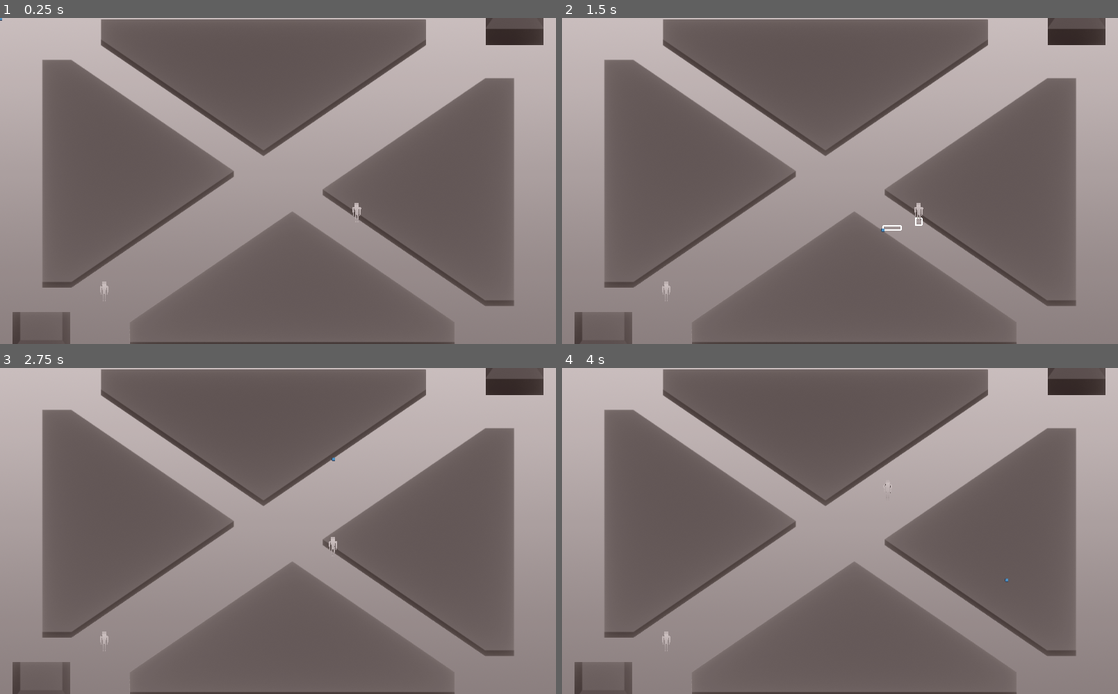
Above: before the commit, frames 1-4 (two rows, left to right).
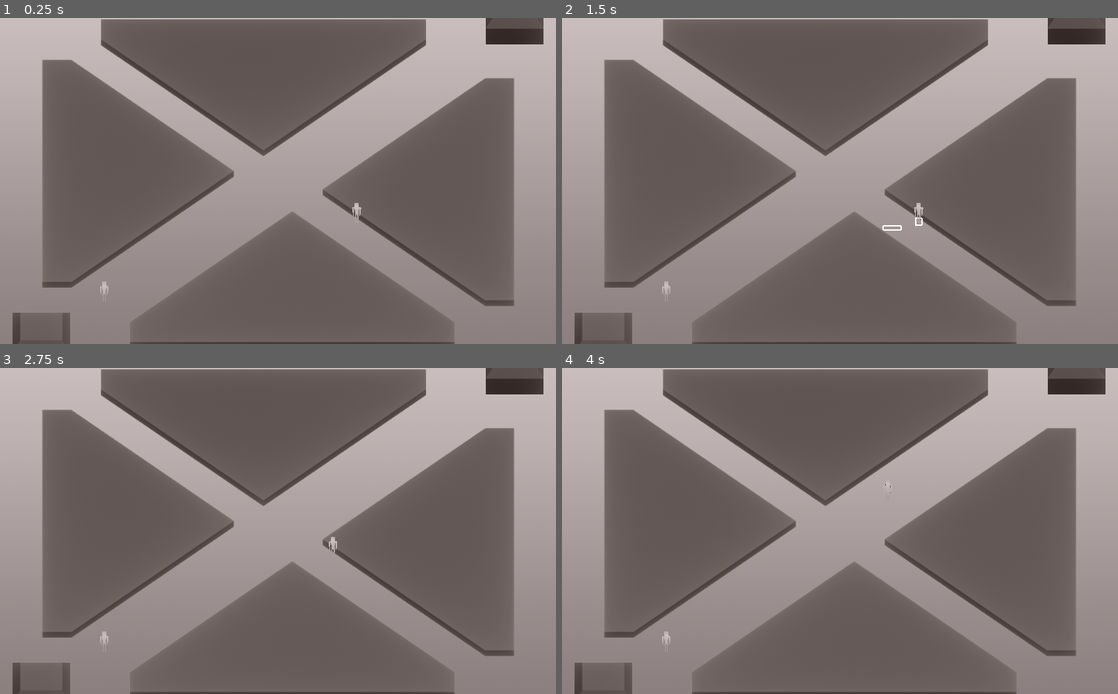
Above: after the commit, the same moments.

Repository: sava11/RTS-MOBA
Game: Godot game, scene res://main/main.tscn
Two runs of this game, one before a commit and one after it. Both use one fixed random seed, a clock stepped at 60 frames per second and the inputs below. The engine's default icon, where the game draws it, is replaced by a stand-in: a white triangle on a blue panel in a dark square.
Inputs (mouse positions are in pixels of both pictures, inside the frame that each line leads up to):
- Up to frame 1 (0.25 s): no input
- Up to frame 2 (1.5 s): tap Enter at 0.5 s; drag from (667, 301) to (895, 109) at 0.52 s; drag from (917, 220) to (812, 246) at 1.27 s
- Up to frame 3 (2.75 s): tap Space at 2 s; move the mouse to (333, 459) at 2.02 s; right-click (333, 459) at 2.1 s; click (333, 459) at 2.17 s; tap S (s) at 2.3 s
- Up to frame 4 (4 s): drag from (812, 596) to (673, 482) at 2.77 s; move the mouse to (1006, 579) at 3.52 s; hold Shift (shif) from 3.53 s (still down); click (1006, 579) at 3.67 s; tap Ctrl (ctrl) at 3.8 s

The runs differ from the first frame. In frame 1, less than 0.1% of the frame differs, in the area x 0-98%, y 0-91%; in frame 2, less than 0.1%, in the area x 2-98%, y 8-91%; in frame 3, less than 0.1%; in frame 4, less than 0.1%.

Commit message:
comands_visual

Diff:
--- a/gl.gd
+++ b/gl.gd
@@ -25,7 +25,10 @@
 
 func target(to,from):
 	return rad2deg(angle(to-from))+180
-
+func _get_nav_path(t):
+	match t:
+		0:
+			return get_tree().current_scene.get_node("map/PlayGround/ground/nav")
 func bac_his():
 	if len(menu_history)>1:
 		menu_history.remove(len(menu_history)-1)
@@ -34,8 +37,12 @@
 		game_history.remove(len(game_history)-1)
 func get_hero():
 	return get_tree().current_scene.get_node("player")
+func get_camera():
+	return get_tree().current_scene.get_node("cam")
 func get_prkt_win():
 	return Vector2(ProjectSettings.get("display/window/size/width"),ProjectSettings.get("display/window/size/height"))
+func get_prkt_twin():
+	return Vector2(ProjectSettings.get("display/window/size/test_width"),ProjectSettings.get("display/window/size/test_height"))
 # Called when the node enters the scene tree for the first time.
 func _ready():
 	pause_mode=Node.PAUSE_MODE_PROCESS
--- a/main/choise_script.gd
+++ b/main/choise_script.gd
@@ -20,9 +20,7 @@
 	if not (b is TileMap) and bs.find(b)==-1:
 		bs.append(b)
 		b.choiced=true
-		get_tree().current_scene.choised_units.append(b)
 func b_out(b):
 	if bs.find(b)!=-1:
 		b.choiced=false
 		bs.remove(bs.find(b))
-		get_tree().current_scene.choised_units.remove(get_tree().current_scene.choised_units.find(b))
--- /dev/null
+++ b/main/font/normal.tres
@@ -0,0 +1,6 @@
+[gd_resource type="DynamicFont" load_steps=2 format=2]
+
+[ext_resource path="res://main/font/COMIC.TTF" type="DynamicFontData" id=1]
+
+[resource]
+font_data = ExtResource( 1 )
--- /dev/null
+++ b/main/game.gd
@@ -0,0 +1,4 @@
+extends Node
+var ch_obj=[]#выбранные объекты
+func _ready():
+	pass
--- a/main/main.gd
+++ b/main/main.gd
@@ -1,10 +1,9 @@
 extends Node2D
 onready var cam=get_node("cam")
-var choised_units=[]
-onready var pol=get_tree().current_scene.get_node("pol_ground")
+onready var pol=get_tree().current_scene.get_node("map/pol_ground")
 var scs=[1,2]
 var l = [5,27]
-onready var ysort=$ground
+onready var ysort=$map/PlayGround/ground
 var polygon=[]
 # Called when the node enters the scene tree for the first time.
 func _ready():
--- a/main/main.tscn
+++ b/main/main.tscn
@@ -1,21 +1,15 @@
-[gd_scene load_steps=13 format=2]
+[gd_scene load_steps=11 format=2]
 
 [ext_resource path="res://main/img/output/map_45 - 4.png" type="Texture" id=1]
 [ext_resource path="res://main/units/unit.tscn" type="PackedScene" id=2]
+[ext_resource path="res://main/objs/building/main/base.tscn" type="PackedScene" id=3]
 [ext_resource path="res://main/pl_cam/pl_cam.gd" type="Script" id=4]
-[ext_resource path="res://icon.png" type="Texture" id=5]
 [ext_resource path="res://main/main.gd" type="Script" id=6]
 [ext_resource path="res://main/img/output/map_45 - 1.png" type="Texture" id=7]
 [ext_resource path="res://main/img/output/ramk.png" type="Texture" id=8]
-[ext_resource path="res://main/img/output/house.png" type="Texture" id=9]
 [ext_resource path="res://main/img/output/bcg.png" type="Texture" id=10]
 [ext_resource path="res://main/img/output/map_45 - 3.png" type="Texture" id=11]
 [ext_resource path="res://main/img/output/map_45 - 2.png" type="Texture" id=12]
-
-[sub_resource type="NavigationPolygon" id=1]
-vertices = PoolVector2Array( 512, -320, 512, 352, -512, 352, -512, -320 )
-polygons = [ PoolIntArray( 0, 1, 2, 3 ) ]
-outlines = [ PoolVector2Array( -512, -320, -512, 352, 512, 352, 512, -320 ) ]
 
 [node name="Node2D" type="Node2D"]
 script = ExtResource( 6 )
@@ -25,112 +19,99 @@
 	1.2.+ строения"
 }
 
-[node name="bcg" type="Node2D" parent="."]
+[node name="map" type="Node2D" parent="."]
 
-[node name="Bcg" type="Sprite" parent="bcg"]
+[node name="bcg" type="Node2D" parent="map"]
+
+[node name="Bcg" type="Sprite" parent="map/bcg"]
 texture = ExtResource( 10 )
 
-[node name="Ramk" type="Sprite" parent="bcg"]
+[node name="Ramk" type="Sprite" parent="map/bcg"]
 texture = ExtResource( 8 )
 
-[node name="ground" type="Node2D" parent="."]
+[node name="PlayGround" type="YSort" parent="map"]
 
-[node name="nav" type="Navigation2D" parent="ground"]
-cell_size = 2.0
+[node name="main" parent="map/PlayGround" instance=ExtResource( 3 )]
+position = Vector2( -436, 296 )
+c_com = Color( 1, 0, 0, 1 )
 
-[node name="n" type="NavigationPolygonInstance" parent="ground/nav"]
-travel_cost = 0.0
+[node name="main2" parent="map/PlayGround" instance=ExtResource( 3 )]
+position = Vector2( 436, -300 )
+c_com = Color( 0, 0, 1, 1 )
 
-[node name="YSort" type="YSort" parent="ground/nav"]
-
-[node name="gr2" parent="ground/nav/YSort" instance=ExtResource( 2 )]
+[node name="gr2" parent="map/PlayGround" instance=ExtResource( 2 )]
 position = Vector2( -320, 220 )
 patrule_pos = NodePath("")
 
-[node name="gr" parent="ground/nav/YSort" instance=ExtResource( 2 )]
+[node name="gr" parent="map/PlayGround" instance=ExtResource( 2 )]
 position = Vector2( 145, 75 )
 patrule_pos = NodePath("")
 
-[node name="House" type="Sprite" parent="ground/nav/YSort"]
-position = Vector2( 436, -302 )
-texture = ExtResource( 9 )
-
-[node name="House2" type="Sprite" parent="ground/nav/YSort"]
-position = Vector2( -436, 319 )
-texture = ExtResource( 9 )
-offset = Vector2( 0, -25.75 )
-
-[node name="Map45-1" type="Sprite" parent="ground/nav/YSort"]
-position = Vector2( 26, 231 )
+[node name="Map45-1" type="Sprite" parent="map/PlayGround"]
+position = Vector2( 26, 261 )
 texture = ExtResource( 7 )
-offset = Vector2( 0, -50 )
+offset = Vector2( 0, -80 )
 region_enabled = true
 region_rect = Rect2( 327, 465, 600, 255 )
 
-[node name="Map45-2" type="Sprite" parent="ground/nav/YSort"]
+[node name="Map45-2" type="Sprite" parent="map/PlayGround"]
 position = Vector2( -258, -14 )
 texture = ExtResource( 12 )
 region_enabled = true
 region_rect = Rect2( 163, 185, 355, 423 )
 
-[node name="Map45-3" type="Sprite" parent="ground/nav/YSort"]
+[node name="Map45-3" type="Sprite" parent="map/PlayGround"]
 position = Vector2( -27, -172 )
 texture = ExtResource( 11 )
 region_enabled = true
 region_rect = Rect2( 272.5, 111, 600, 255 )
 
-[node name="Map45-4" type="Sprite" parent="ground/nav/YSort"]
+[node name="Map45-4" type="Sprite" parent="map/PlayGround"]
 position = Vector2( 260, 20 )
 texture = ExtResource( 1 )
 region_enabled = true
 region_rect = Rect2( 683, 223, 355, 422 )
 
-[node name="nav2" type="Navigation2D" parent="ground"]
+[node name="ground" type="Node2D" parent="map/PlayGround"]
 visible = false
+
+[node name="nav" type="Navigation2D" parent="map/PlayGround/ground"]
 cell_size = 2.0
 
-[node name="n" type="NavigationPolygonInstance" parent="ground/nav2"]
-navpoly = SubResource( 1 )
+[node name="n" type="NavigationPolygonInstance" parent="map/PlayGround/ground/nav"]
 travel_cost = 0.0
 
-[node name="pol_ground" type="Polygon2D" parent="."]
+[node name="nav2" type="Navigation2D" parent="map/PlayGround/ground"]
+cell_size = 2.0
+
+[node name="n" type="NavigationPolygonInstance" parent="map/PlayGround/ground/nav2"]
+travel_cost = 0.0
+
+[node name="pol_ground" type="Polygon2D" parent="map"]
 self_modulate = Color( 1, 0, 0, 0.0470588 )
 
-[node name="buildings" type="Node2D" parent="."]
+[node name="borders" type="Node2D" parent="map"]
 
-[node name="c" type="CollisionPolygon2D" parent="buildings" groups=["ground_build"]]
-visible = false
+[node name="c" type="CollisionPolygon2D" parent="map/borders" groups=["ground_build"]]
 position = Vector2( -300, -20 )
 polygon = PoolVector2Array( -134, -192, -134, 216, -80, 216, 218, 11, -80, -192 )
 
-[node name="c2" type="CollisionPolygon2D" parent="buildings" groups=["ground_build"]]
-visible = false
+[node name="c2" type="CollisionPolygon2D" parent="map/borders" groups=["ground_build"]]
 position = Vector2( 0, 200 )
 polygon = PoolVector2Array( -273, 70, -273, 107, 325, 107, 325, 70, 26, -135 )
 
-[node name="c6" type="CollisionPolygon2D" parent="buildings" groups=["ground_build"]]
-visible = false
+[node name="c6" type="CollisionPolygon2D" parent="map/borders" groups=["ground_build"]]
 position = Vector2( -50, -360 )
 polygon = PoolVector2Array( -275, 110, -275, 73, 322, 73, 322, 110, 23.5, 314 )
 
-[node name="c5" type="CollisionPolygon2D" parent="buildings" groups=["ground_build"]]
-visible = false
+[node name="c5" type="CollisionPolygon2D" parent="map/borders" groups=["ground_build"]]
 position = Vector2( 315, -15 )
 polygon = PoolVector2Array( -232.5, 41, 67, 245, 120, 245, 120, -164, 67, -164 )
-
-[node name="c3" type="CollisionPolygon2D" parent="buildings" groups=["ground_build"]]
-visible = false
-position = Vector2( -434, 320 )
-polygon = PoolVector2Array( -55.5, -30, -55.5, 24.7, 51.5, 24.7, 51.5, -30 )
-
-[node name="c4" type="CollisionPolygon2D" parent="buildings" groups=["ground_build"]]
-visible = false
-position = Vector2( 438, -275 )
-polygon = PoolVector2Array( -55.5, -30, -55.5, 24.7, 51.5, 24.7, 51.5, -30 )
 
 [node name="ar" type="Node2D" parent="."]
 
 [node name="cam" type="Camera2D" parent="."]
+z_index = 100
 current = true
 process_mode = 0
 limit_left = -600
@@ -144,10 +125,6 @@
 drag_margin_bottom = 1.0
 script = ExtResource( 4 )
 
-[node name="campos" type="Position2D" parent="."]
+[node name="patr_zones" type="Node2D" parent="."]
 
-[node name="Icon" type="Sprite" parent="campos"]
-scale = Vector2( 0.1, 0.1 )
-texture = ExtResource( 5 )
-
-[node name="patr_zones" type="Node2D" parent="."]
+[node name="cl" type="CanvasLayer" parent="."]
--- /dev/null
+++ b/main/objs/building/base/building.tscn
@@ -0,0 +1,14 @@
+[gd_scene load_steps=2 format=2]
+
+[ext_resource path="res://main/objs/building/base/s.gd" type="Script" id=1]
+
+[node name="building" type="StaticBody2D"]
+input_pickable = true
+script = ExtResource( 1 )
+
+[node name="c" type="CollisionPolygon2D" parent="." groups=["ground_build"]]
+polygon = PoolVector2Array( -10, -10, -10, 10, 10, 10, 10, -10 )
+
+[node name="img" type="Sprite" parent="."]
+
+[connection signal="input_event" from="." to="." method="_on_s_input_event"]
--- /dev/null
+++ b/main/objs/building/base/s.gd
@@ -0,0 +1,19 @@
+extends StaticBody2D
+var choiced=false
+var sc=1
+func _draw():
+	if choiced:
+		for e in range(0,len($c.polygon)-1):
+			draw_line($c.polygon[e],$c.polygon[e+1],Color(50,200,50),0.5,true)
+		draw_line($c.polygon[len($c.polygon)-1],$c.polygon[0],Color(50,200,50),0.5,true)
+		#draw_polygon($c.polygon,PoolColorArray([Color(50,200,50)]),PoolVector2Array([]),null,null,true)
+# Called when the node enters the scene tree for the first time.
+func _ready():pass
+func _physics_process(delta):
+	update()
+func _on_s_input_event(viewport, event, shape_idx):
+	if Input.is_action_just_pressed("lbm"):
+		if choiced==false:
+			choiced=true
+		else:
+			choiced=false
--- /dev/null
+++ b/main/objs/building/main/base.gd
@@ -0,0 +1,65 @@
+extends "res://main/objs/building/base/s.gd"
+onready var max_build_y=Array($c.polygon).max().y
+onready var to_vec:=Vector2.DOWN*10+Vector2(0,max_build_y)
+onready var line=$Line2D
+export(int) var comand=0
+export(Color)var c_com=Color(1,1,1,1)
+enum mode{nill,to_pos,add_test_unit}
+var u_mode=mode.nill
+var varible=null
+func _ready():
+	#print(mode.values())
+	pass
+func _input(ev):
+	var m=gl.get_camera().get_local_mouse_position()+gl.get_prkt_win()/2
+	#print(m)
+	if ev is InputEventMouseButton:
+		if varible!=null and not(varible.rect_size.x<m.x and varible.rect_position.x<m.x):
+			if ev.pressed==true and in_==false and ev.button_index!=2 and ev.button_index!=3 and ev.button_index!=4 and ev.button_index!=5:
+				choiced=false
+
+func _physics_process(delta):
+	if choiced==true :
+		if varible==null:
+			varible=preload("res://main/objs/building/main/menu.tscn").instance()
+			varible.par=self
+			varible.vars=PoolStringArray(["set_point","add_unit"])
+			get_tree().current_scene.get_node("cl").add_child(varible)
+			line.show()
+	else:
+		if varible!=null:
+			varible.queue_free()
+			line.hide()
+			varible=null
+	match u_mode:
+		mode.nill:
+			pass
+		mode.to_pos:
+			if Input.is_action_just_pressed("rbm") and choiced==true:
+				to_vec=get_global_mouse_position()-global_position
+				line.points=PoolVector2Array([Vector2.ZERO,to_vec])
+				u_mode=mode.nill
+		mode.add_test_unit:
+			var t=preload("res://main/units/unit.tscn").instance()
+			if t.type==0:
+				get_tree().current_scene.get_node("map/PlayGround").add_child(t)
+			t.global_position=global_position+Vector2(0,max_build_y+t.get_node("c").shape.radius)
+			t.m_path=[to_vec+global_position]
+			t.comand=comand
+			t.self_modulate=c_com
+			t.get_node("s").self_modulate=c_com
+			u_mode=mode.nill
+			pass
+var timers=[]
+func add_unit():
+	u_mode=mode.add_test_unit
+	pass
+func set_point():
+	u_mode=mode.to_pos
+	pass
+
+var in_=false
+func _on_main_mouse_entered():in_=true
+func _on_main_mouse_exited():in_=false
+#func _on_s_input_event(viewport, event, shape_idx):
+	#if Input.is_action_just_pressed("lbm"):
--- /dev/null
+++ b/main/objs/building/main/base.tscn
@@ -0,0 +1,23 @@
+[gd_scene load_steps=3 format=2]
+
+[ext_resource path="res://main/objs/building/main/base.gd" type="Script" id=1]
+[ext_resource path="res://main/img/output/house.png" type="Texture" id=2]
+
+[node name="main" type="StaticBody2D"]
+input_pickable = true
+script = ExtResource( 1 )
+
+[node name="c" type="CollisionPolygon2D" parent="." groups=["ground_build"]]
+polygon = PoolVector2Array( -55, -20, -55, 50, 55, 50, 55, -20 )
+
+[node name="img" type="Sprite" parent="."]
+position = Vector2( -2.98023e-07, -2.5 )
+texture = ExtResource( 2 )
+
+[node name="Line2D" type="Line2D" parent="."]
+width = 2.0
+default_color = Color( 0.0666667, 0.52549, 0.0392157, 1 )
+
+[connection signal="input_event" from="." to="." method="_on_s_input_event"]
+[connection signal="mouse_entered" from="." to="." method="_on_main_mouse_entered"]
+[connection signal="mouse_exited" from="." to="." method="_on_main_mouse_exited"]
--- /dev/null
+++ b/main/objs/building/main/menu.gd
@@ -0,0 +1,14 @@
+extends Panel
+
+export(PoolStringArray)var vars
+var par=null
+func _ready():
+	var ls=$buttons.get_children()
+	for e in range(0,len(ls)):
+		ls[e].connect("button_down",par,vars[e])
+	pass # Replace with function body.
+
+
+# Called every frame. 'delta' is the elapsed time since the previous frame.
+#func _process(delta):
+#	pass
--- /dev/null
+++ b/main/objs/building/main/menu.tscn
@@ -0,0 +1,63 @@
+[gd_scene load_steps=9 format=2]
+
+[ext_resource path="res://main/img/char/0000.png" type="Texture" id=1]
+[ext_resource path="res://main/font/COMICBD.TTF" type="DynamicFontData" id=2]
+[ext_resource path="res://main/font/COMICI.TTF" type="DynamicFontData" id=3]
+[ext_resource path="res://main/font/normal.tres" type="DynamicFont" id=4]
+[ext_resource path="res://main/img/output/house.png" type="Texture" id=5]
+[ext_resource path="res://main/objs/building/main/menu.gd" type="Script" id=6]
+
+[sub_resource type="DynamicFont" id=1]
+font_data = ExtResource( 3 )
+
+[sub_resource type="DynamicFont" id=2]
+font_data = ExtResource( 2 )
+
+[node name="Control" type="Panel"]
+self_modulate = Color( 1, 1, 1, 0.145098 )
+anchor_left = 1.0
+anchor_right = 1.0
+anchor_bottom = 1.0
+margin_left = -304.0
+script = ExtResource( 6 )
+
+[node name="House" type="Sprite" parent="."]
+position = Vector2( 160, 80 )
+texture = ExtResource( 5 )
+
+[node name="RichTextLabel" type="RichTextLabel" parent="House"]
+anchor_top = 1.0
+anchor_right = 1.0
+anchor_bottom = 1.0
+margin_left = -120.0
+margin_top = -43.0
+margin_right = 13.0
+margin_bottom = 57.0
+custom_fonts/italics_font = SubResource( 1 )
+custom_fonts/bold_font = SubResource( 2 )
+custom_fonts/normal_font = ExtResource( 4 )
+text = "			   главная база
+она создаёт ваших юнитов за определённую плату
+"
+scroll_active = false
+deselect_on_focus_loss_enabled = false
+
+[node name="buttons" type="Control" parent="."]
+margin_left = 75.0
+margin_right = 240.0
+margin_bottom = 320.0
+
+[node name="fl" type="Button" parent="buttons"]
+margin_top = 240.0
+margin_right = 80.0
+margin_bottom = 320.0
+custom_fonts/font = ExtResource( 4 )
+text = "флажок"
+
+[node name="un-1" type="Button" parent="buttons"]
+margin_left = 90.0
+margin_top = 240.0
+margin_right = 170.0
+margin_bottom = 320.0
+icon = ExtResource( 1 )
+expand_icon = true
--- a/main/objs/building/nav_ex.tscn
+++ /dev/null
@@ -1,9 +0,0 @@
-[gd_scene load_steps=2 format=2]
-
-[sub_resource type="NavigationPolygon" id=54]
-vertices = PoolVector2Array( -112, -32, 112, -32, 88, -24, 16, 0, 40, 64, 112, 96, -112, 96, -40, 40, -32, 24, 64, 48, 8, 24 )
-polygons = [ PoolIntArray( 0, 1, 2 ), PoolIntArray( 0, 2, 3 ), PoolIntArray( 4, 5, 6, 7 ), PoolIntArray( 7, 6, 0, 8 ), PoolIntArray( 2, 1, 5, 9 ), PoolIntArray( 9, 5, 4, 10 ), PoolIntArray( 8, 0, 3, 10 ), PoolIntArray( 10, 3, 9 ) ]
-outlines = [ PoolVector2Array( -32, 24, -40, 40, 40, 64, 8, 24 ), PoolVector2Array( 16, 0, 64, 48, 88, -24 ), PoolVector2Array( -112, -32, -112, 96, 112, 96, 112, -32 ) ]
-
-[node name="n4" type="NavigationPolygonInstance"]
-navpoly = SubResource( 54 )
--- a/main/objs/building/s.gd
+++ /dev/null
@@ -1,32 +0,0 @@
-extends StaticBody2D
-var choiced=false
-var cb_ch=true
-var sc=1
-func _input(event):
-	if event is InputEventMouseButton:
-		if event.pressed==true and event.button_index!=1 and event.button_index!=4 and event.button_index!=5:
-			choiced=false
-func _draw():
-	if choiced:
-		for e in range(0,len($c.polygon)-1):
-			draw_line($c.polygon[e],$c.polygon[e+1],Color(50,200,50),0.5,true)
-		draw_line($c.polygon[len($c.polygon)-1],$c.polygon[0],Color(50,200,50),0.5,true)
-		#draw_polygon($c.polygon,PoolColorArray([Color(50,200,50)]),PoolVector2Array([]),null,null,true)
-# Called when the node enters the scene tree for the first time.
-func _ready():pass
-func _physics_process(delta):
-
-	update()
-	if Input.is_action_just_pressed("lbm") and cb_ch==true and not(Input.is_action_pressed("shif")):
-		choiced=false
-	if Input.is_action_just_released("lbm"):
-		cb_ch=true
-func _on_s_input_event(viewport, event, shape_idx):
-	if Input.is_action_just_pressed("lbm")==true and choiced==true:
-		choiced=false
-		get_tree().current_scene.choised_units.remove(get_tree().current_scene.choised_units.find(self))
-	elif Input.is_action_just_pressed("lbm")==true and choiced==false:
-		choiced=true
-		get_tree().current_scene.choised_units.append(self)
-	if Input.is_action_just_pressed("lbm"):
-		cb_ch=false
--- a/main/objs/building/s.tscn
+++ /dev/null
@@ -1,12 +0,0 @@
-[gd_scene load_steps=2 format=2]
-
-[ext_resource path="res://main/objs/building/s.gd" type="Script" id=1]
-
-[node name="s" type="StaticBody2D" groups=["ground_build"]]
-input_pickable = true
-script = ExtResource( 1 )
-
-[node name="c" type="CollisionPolygon2D" parent="."]
-polygon = PoolVector2Array( -8, -8, -8, 8, 8, 8, 8, -8 )
-
-[connection signal="input_event" from="." to="." method="_on_s_input_event"]
--- a/main/pl_cam/pl_cam.gd
+++ b/main/pl_cam/pl_cam.gd
@@ -3,7 +3,6 @@
 onready var tree=get_tree().current_scene
 onready var cam=tree.get_node("cam")
 var event_pos=Vector2.ZERO
-onready var cp=get_parent().get_node("campos")
 
 func _input(event: InputEvent) -> void:
 	var w_size=Vector2(abs(limit_left)+abs(limit_right),abs(limit_top)+abs(limit_bottom))
@@ -30,6 +29,13 @@
 # Called when the node enters the scene tree for the first time.
 
 func _ready():
+	var w_size=Vector2(abs(limit_left)+abs(limit_right),abs(limit_top)+abs(limit_bottom))
+	var w=ProjectSettings.get("display/window/size/width")
+	var h=ProjectSettings.get("display/window/size/height")
+	var _min=[(w_size.x/w),(w_size.y/h)].min()
+	if not(w_size.x+1>w*cam.zoom.x and w_size.y+1>h*cam.zoom.y):
+		cam.zoom.x=_min
+		cam.zoom.y=_min
 	pass # Replace with function body.
 var choise_rect_pos=Vector2.ZERO
 var can_take_pos=Vector2.ZERO
@@ -53,7 +59,7 @@
 		position=-a*s1+v
 	position.x=clamp(position.x,limit_left+w/2*cam.zoom.x,limit_right-w/2*cam.zoom.x)
 	position.y=clamp(position.y,limit_top+h/2*cam.zoom.y,limit_bottom-h/2*cam.zoom.y)
-	cp.global_position=get_global_mouse_position()
+
 	#print((to_global(get_local_mouse_position())-global_position)+get_local_mouse_position())
 	#offset=(get_global_mouse_position()-global_position)*tree.get_node("cam").zoom
 func _draw():
--- a/main/units/test.gd
+++ b/main/units/test.gd
@@ -1,32 +1,31 @@
 extends RigidBody2D
 enum types{space,sky,ground,water,underwater}
-var unit_type=null
 export(int)var comand=0
+export(int)var type=0
 var choiced = false
 var path: Array = []
 export(int) var SPEED: int = 40
 var mvec:=Vector2.ZERO
-var cb_ch=true
 var m_path=[]
 var mpath=[]
 var mpath_i=0
 var pathing=false
 export(NodePath) var patrule_pos=null
 onready var patr_pos=null
-
 func _ready():
+	$nav_ag.set_navigation(gl._get_nav_path(type))
+	#-ПЕРЕДЕЛАТЬ ПОД ЭТО
 	if patrule_pos!=null and patrule_pos!="":
 		patr_pos=get_node(patrule_pos)
-
 func _input(event):
 	if event is InputEventMouseButton:
-		if event.pressed==true and event.button_index!=1 and event.button_index!=3 and event.button_index!=2 and event.button_index!=4 and event.button_index!=5:
+		if event.pressed==true and in_==false and event.button_index!=3 and event.button_index!=2 and event.button_index!=4 and event.button_index!=5:
 			choiced=false
-	if Input.is_action_just_pressed("rbm") and not(Input.is_action_pressed("ctrl")) and choiced and cb_ch==true:
+	if Input.is_action_just_pressed("rbm") and not(Input.is_action_pressed("ctrl")) and choiced:
 		m_path=[]
 		m_path.append(get_global_mouse_position())
 		mpath_i=0
-	if Input.is_action_pressed("ctrl") and choiced and cb_ch==true:
+	if Input.is_action_pressed("ctrl") and choiced:
 		if Input.is_action_just_pressed("rbm"):
 			if pathing==false:
 				if patr_pos!=null:
@@ -50,6 +49,8 @@
 	#if mpath!=[]:
 		#rotation_degrees=rad2deg(-atan2(-mvec.y,mvec.x))+90
 func _integrate_forces(st):
+	mvec=st.get_linear_velocity()
+	var step=st.get_step()
 	mpath=[]
 	if patr_pos!=null:
 		for e in m_path:
@@ -60,14 +61,10 @@
 	if mpath!=[]:
 		$nav_ag.set_target_location(mpath[mpath_i])
 	if $nav_ag.is_navigation_finished():
+		mvec=mvec.move_toward(Vector2(0,0),SPEED*10*step)
+		mpath=[]
+		m_path=[]
 		return
-	mvec=st.get_linear_velocity()
-	var step=st.get_step()
-		#choiced=false
-	if Input.is_action_just_pressed("lbm") and cb_ch==true and not(Input.is_action_pressed("shif")):
-		choiced=false
-	if Input.is_action_just_released("lbm"):
-		cb_ch=true
 	if mpath!=[]:
 		path = $nav_ag.get_nav_path()
 		mvec = mvec.move_toward(global_position.direction_to($nav_ag.get_next_location()) * SPEED,SPEED*5*step)
@@ -83,15 +80,12 @@
 
 	update()
 	st.set_linear_velocity(mvec)
-
-
-
-
-
 func _on_KinematicBody2D_input_event(viewport, event, shape_idx):
-	if Input.is_action_just_pressed("lbm")==true and choiced==true:
-		choiced=false
-		get_tree().current_scene.choised_units.remove(get_tree().current_scene.choised_units.find(self))
-	elif Input.is_action_just_pressed("lbm")==true and choiced==false:
-		choiced=true
-		get_tree().current_scene.choised_units.append(self)
+	if Input.is_action_just_pressed("lbm"):
+		if choiced==false:
+			choiced=true
+		else:
+			choiced=false
+var in_=false
+func _on_gr_mouse_entered():in_=true
+func _on_gr_mouse_exited():in_=false
--- a/main/units/unit.tscn
+++ b/main/units/unit.tscn
@@ -30,9 +30,11 @@
 offset = Vector2( 0, -420 )
 
 [node name="nav_ag" type="NavigationAgent2D" parent="."]
-path_max_distance = 100.0
+target_desired_distance = 25.25
 
 [node name="c" type="CollisionShape2D" parent="."]
 shape = SubResource( 56 )
 
 [connection signal="input_event" from="." to="." method="_on_KinematicBody2D_input_event"]
+[connection signal="mouse_entered" from="." to="." method="_on_gr_mouse_entered"]
+[connection signal="mouse_exited" from="." to="." method="_on_gr_mouse_exited"]
--- a/project.godot
+++ b/project.godot
@@ -17,6 +17,7 @@
 [autoload]
 
 gl="*res://gl.gd"
+gm="*res://main/game.gd"
 
 [display]
 
Binary file added: main/font/COMIC.TTF
Binary file added: main/font/COMICBD.TTF
Binary file added: main/font/COMICI.TTF
Binary file added: main/font/COMICZ.TTF
Binary file added: main/img/output/COMIC.TTF
Binary file added: main/img/output/COMICBD.TTF
Binary file added: main/img/output/COMICI.TTF
Binary file added: main/img/output/COMICZ.TTF
